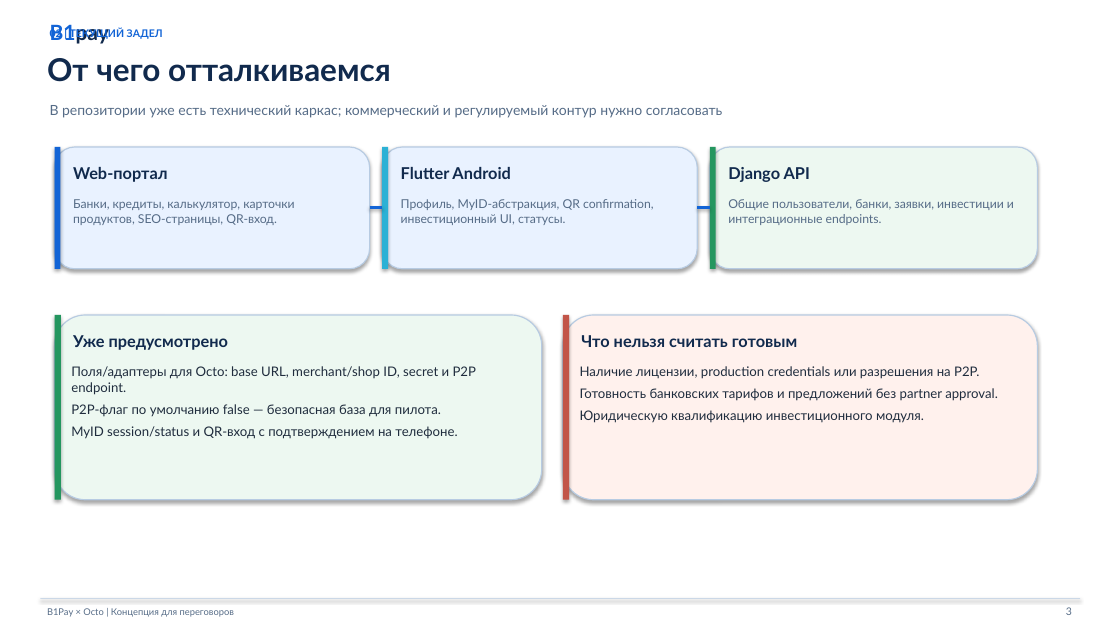
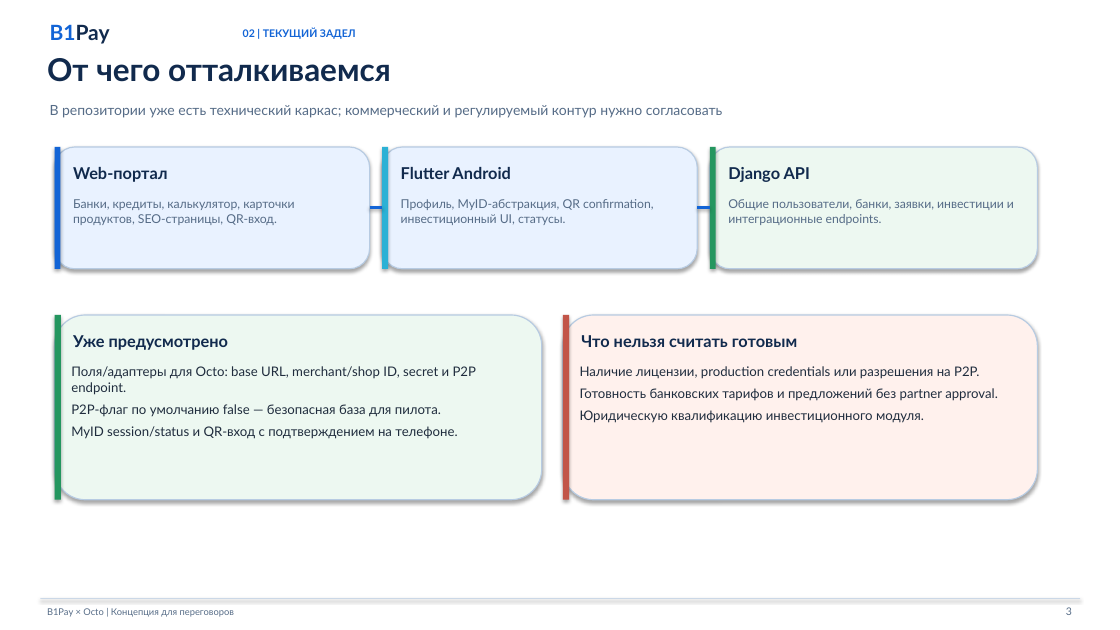
Before and after one commit to alexmorrowind/alexmorrowind.github.io, a slide deck: slide 3 of deliverables/octo-business/output/B1Pay_Octo_Partner_Proposal.pptx. Drawn at 1120x630 pixels with LibreOffice and Linux fonts; fonts in the diff are those of the drawing. Boxes give left, top, right and bottom in pixels: in the first picture for what was removed or moved away, otherwise in the second. Text is boxed around its words. In the diff, an @@ line names an element or a change of style, - is before the commit and + after.

```diff
--- a/deliverables/octo-business/output/B1Pay_Octo_Partner_Proposal.pptx
+++ b/deliverables/octo-business/output/B1Pay_Octo_Partner_Proposal.pptx
@@ text at bbox=[50, 24, 110, 44]: text changed @@
-B1pay
+B1Pay
@@ text "02 | ТЕКУЩИЙ ЗАДЕЛ": place and size @@
-text "02 | ТЕКУЩИЙ ЗАДЕЛ" at bbox=[50, 28, 163, 40]
+text "02 | ТЕКУЩИЙ ЗАДЕЛ" at bbox=[243, 28, 356, 39]
```
Also in this commit, not shown: 14 other slides changed, 3 other files.
